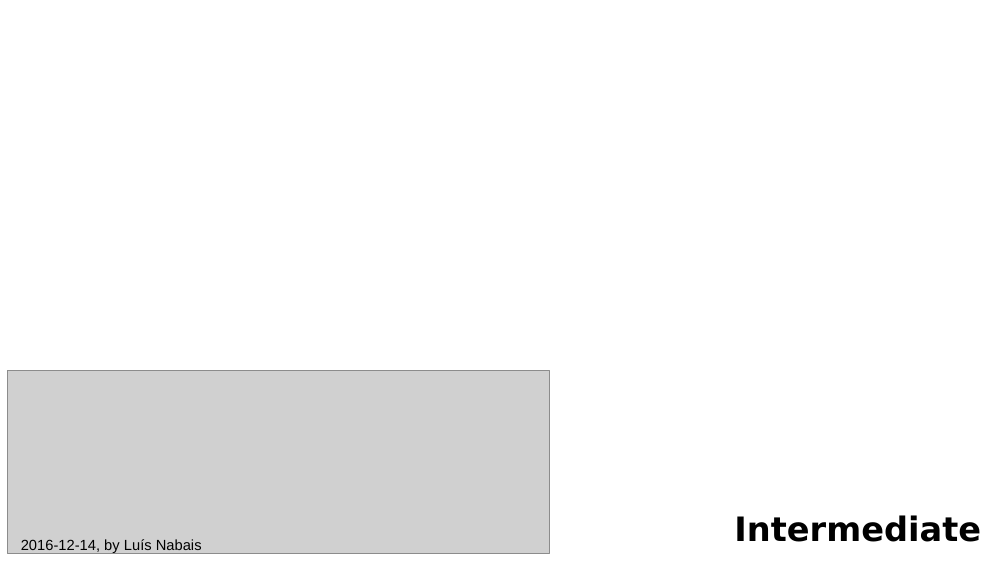
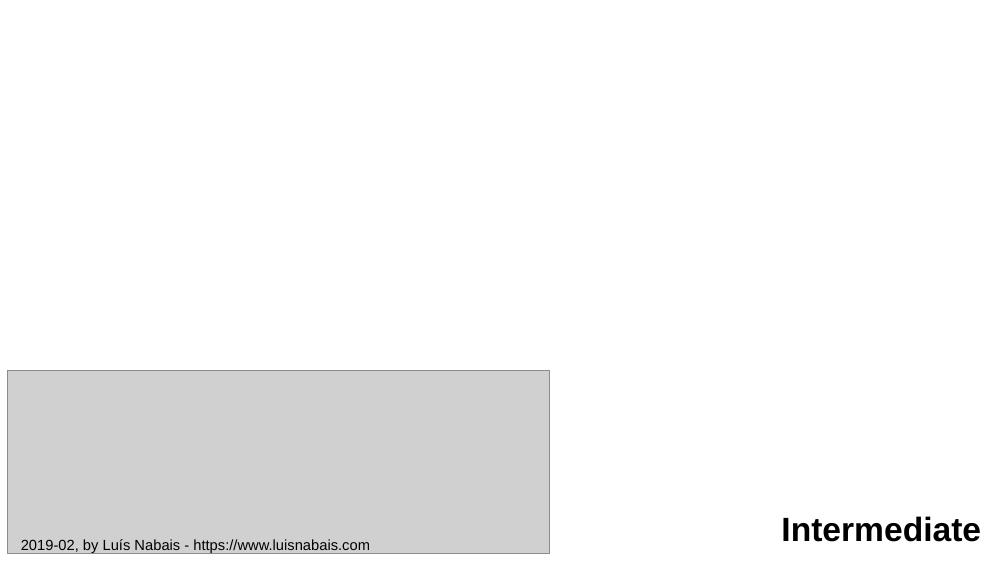
Before and after one commit to luisnabais-courses/course_docker, a slide deck: slide 1 of slides/02_intermediate_course_slides.pptx. Drawn at 1008x567 pixels with LibreOffice and Linux fonts; fonts in the diff are those of the drawing; grey boxes stand for pictures; background and template pictures are left out. Boxes give left, top, right and bottom in pixels: in the first picture for what was removed or moved away, otherwise in the second. Text is boxed around its words. In the diff, an @@ line names an element or a change of style, - is before the commit and + after.

Commit message:
Added Feb 2019 version of Intermediate Course, removed old unused files

```diff
--- a/slides/02_intermediate_course_slides.pptx
+++ b/slides/02_intermediate_course_slides.pptx
@@ text "Intermediate" at [781,516,981,542]: font DejaVu Sans to Arial @@
@@ text at [21,539,370,554]: text changed @@
-2016-12-14, by Luís Nabais
+2019-02, by Luís Nabais - https://www.luisnabais.com
```
Also in this commit, not shown: 8 other slides changed, 24 slides added, 18 slides removed, 30 other files.
